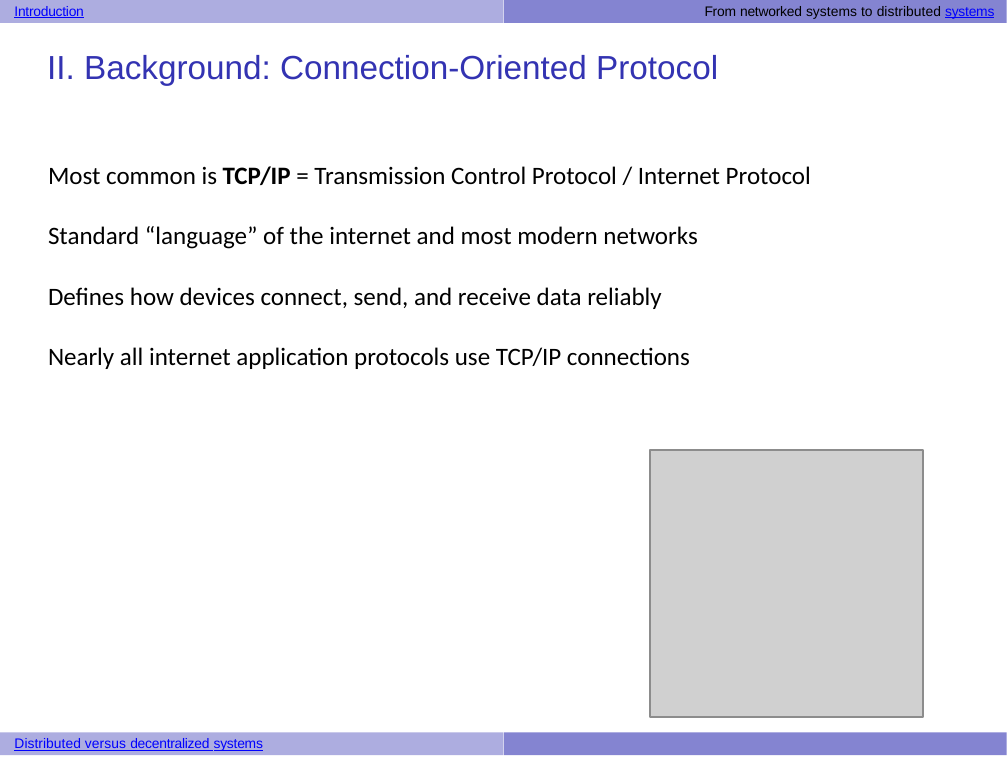
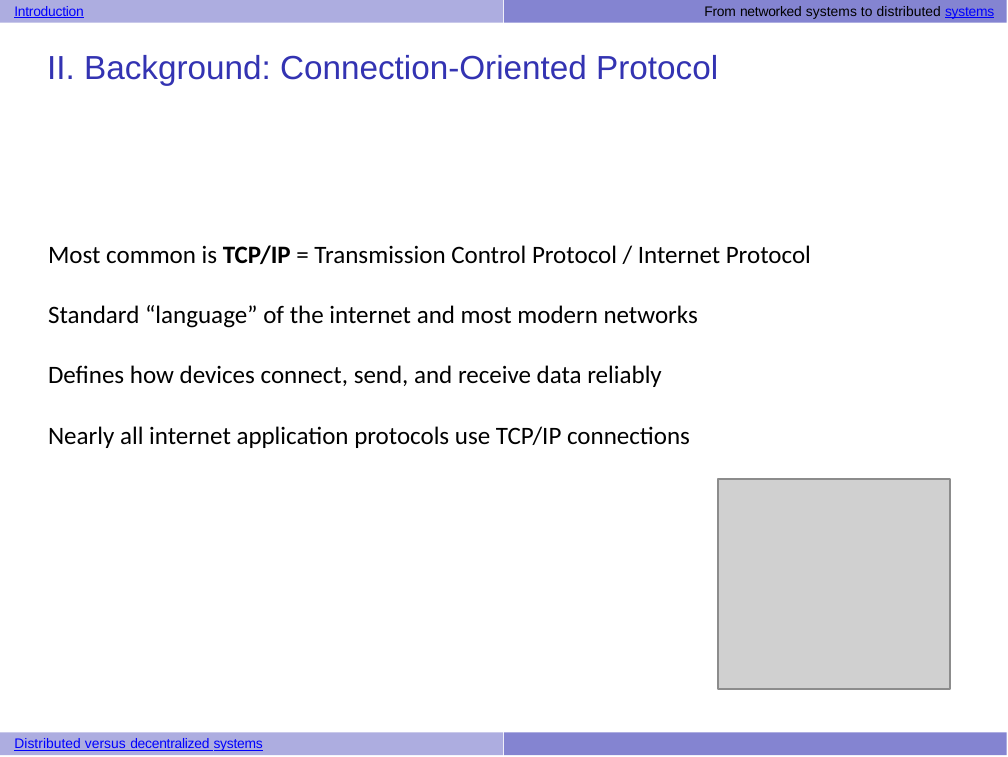
Before and after one commit to UVADS/distributed_computing, a slide deck: slide 6 of 03_dataframes_and_spark_sql/system_architecture_examples.pptx (slide 4 before the commit). Drawn at 1008x757 pixels with LibreOffice and Linux fonts; fonts in the diff are those of the drawing; grey boxes stand for pictures. Boxes give left, top, right and bottom in pixels: in the first picture for what was removed or moved away, otherwise in the second. Text is boxed around its words. In the diff, an @@ line names an element or a change of style, - is before the commit and + after.

```diff
--- a/03_dataframes_and_spark_sql/system_architecture_examples.pptx
+++ b/03_dataframes_and_spark_sql/system_architecture_examples.pptx
@@ text "Most common is TCP/IP = ...": place and size @@
-text "Most common is TCP/IP = ..." at bbox=[48, 166, 811, 369]
+text "Most common is TCP/IP = ..." at bbox=[48, 245, 811, 448]
@@ picture: place and size @@
-picture at bbox=[650, 450, 924, 716]
+picture at bbox=[718, 478, 950, 688]
```
Also in this commit, not shown: 5 other slides changed, 4 slides added.
